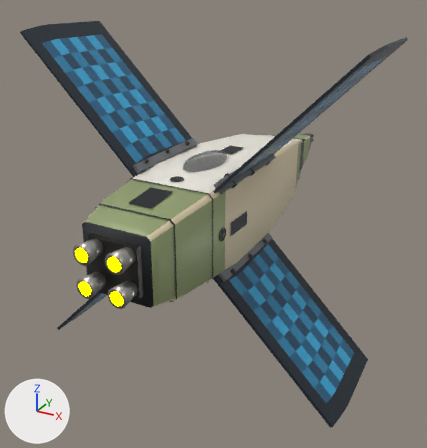
The glTF model ThoriumGap_JS/models/Ship_Crosspanel_20.glb as it was, and as the next commit left it.
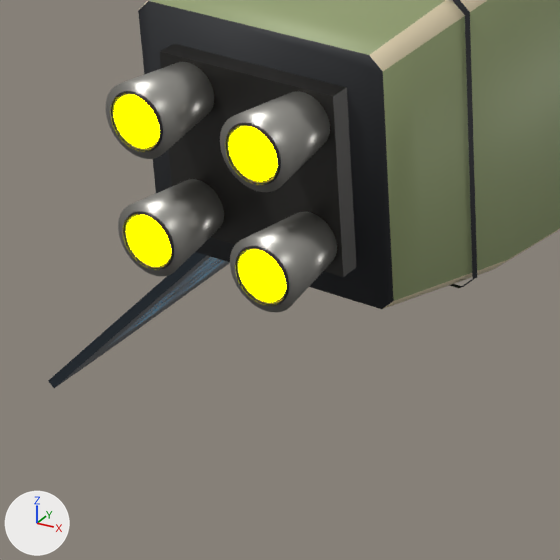
There are two pictures of each version: one whole from a camera (50 mm lens) standing at (4.46, -8.73, 3.63) and looking at (-0.22, -0.23, -0.62), one close up on the part from 10% to 47% of the width and 49% to 84% of the height. Arrows for +X, +Y and +Z are at lower left; the lights stay in place. The last two pictures show the newer version. Where no turn or scale is listed for an object, it has been applied to the vertices.

The first close-up shows 'EngineBell_LowerLeft_TaperedSquareClusterNozzle', 'EngineBell_LowerRight_TaperedSquareClusterNozzle', 'EngineBell_UpperLeft_TaperedSquareClusterNozzle', 'EngineBell_UpperRight_TaperedSquareClusterNozzle', 'EngineDeck_SquareAftManifold', 'EngineEmitter', 'Fuselage_SquareBody', 'HullPanelRing_SquareSectionBand_01', 'SolarPanelWing_LowerLeftRidge_RectangularPhotovoltaicGrid' and 8 more.
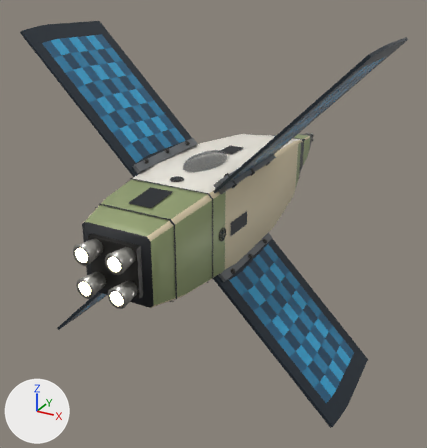
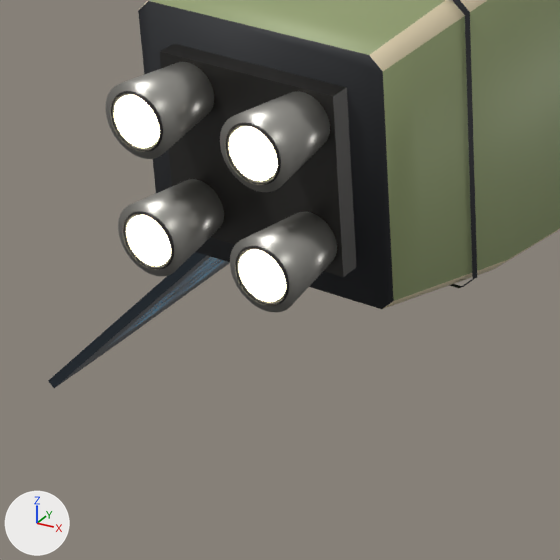
What differs and where, as boxes (x1, y1, x2, y2) in the close-ups (560 x 560 px):
```json
{"object": "EngineEmitter", "change": "recoloured", "before": [114, 95, 286, 302], "after": [114, 95, 286, 302], "on screen": "yellow to beige"}
```

The change, as JSON lines over the scene's bpy script:
```json
{"op": "set", "path": "mat_engineglow.emission_color", "old": "(1.0, 1.0, 0.0)", "new": "(0.62, 0.57, 0.4)", "note": "yellow #ffff00 -> beige #cec7aa"}
```
